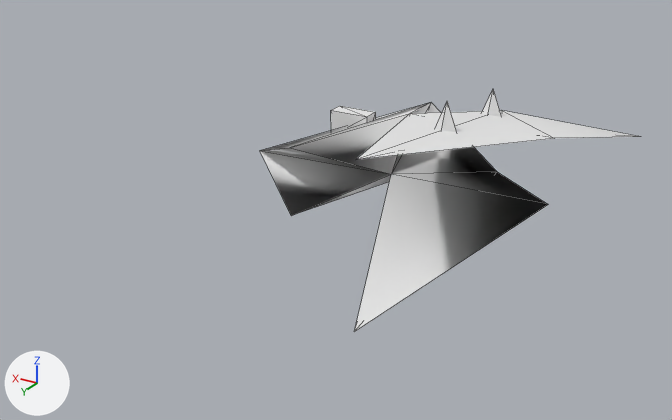
Before and after pictures for a commit that changed the OBJ model assets/meshes/hull_sarn_battlecruiser_frag_6.obj.
Both versions are drawn from a 50 mm lens placed at (-1.18, 1.86, 1.41), pointed at (0.26, -0.54, 0.21). Arrows for +X, +Y and +Z are at lower left; the lights stay in place. The older version comes first. Mesh edges are drawn as thin lines. Where no turn or scale is listed for an object, it has been applied to the vertices.

The older version as bpy lines, for what is in view:
```python
me_hull_sarn_battlecruiser_frag_6 = bpy.data.meshes.new('hull_sarn_battlecruiser_frag_6')
me_hull_sarn_battlecruiser_frag_6.from_pydata(...)  # 35 vertices, 52 faces; spans x -0.439..0.711, y -1.622..-0.207, z 0.0..0.553
# faces by material slot: [38, 14]
me_hull_sarn_battlecruiser_frag_6.materials.append(mat_skin)  # white #e7e7e7
me_hull_sarn_battlecruiser_frag_6.materials.append(mat_interior)  # white #e7e7e7
ob_hull_sarn_battlecruiser_frag_6 = bpy.data.objects.new('hull_sarn_battlecruiser_frag_6', me_hull_sarn_battlecruiser_frag_6)
ob_hull_sarn_battlecruiser_frag_6.location = (0.0, 0.0, 0.0)
```
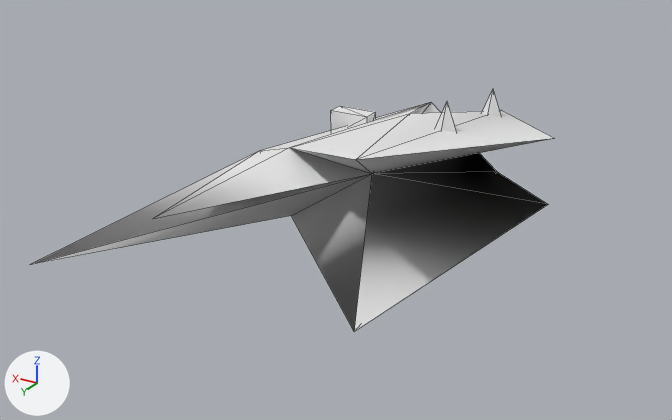
The newer file is also rescaled (x1.021), turned or shifted as a whole; pictures and numbers use the older file's frame.

What differs and where, as boxes (x1, y1, x2, y2) in the pictures (672 x 420 px; the box of a moved part takes in the faces that stretch with it):
'hull_sarn_battlecruiser_frag_6', reshaped (37% wider): before (260, 89, 641, 332); after (30, 89, 554, 332)
part 1 of me_hull_sarn_battlecruiser_frag_6, moved or reshaped: before (260, 102, 641, 332); after (30, 102, 554, 332)

Diff of the bpy script that builds the scene:
```diff
--- a/assets/meshes/hull_sarn_battlecruiser_frag_6.obj.py
+++ b/assets/meshes/hull_sarn_battlecruiser_frag_6.obj.py
@@ me_hull_sarn_battlecruiser_frag_6 @@
 # used by ob_hull_sarn_battlecruiser_frag_6; location = (0.0, 0.0, 0.0)
-me_hull_sarn_battlecruiser_frag_6.from_pydata(...)  # 35 vertices, 52 faces; spans x -0.439..0.711, y -1.622..-0.207, z 0.0..0.553
+me_hull_sarn_battlecruiser_frag_6.from_pydata(...)  # 35 vertices, 54 faces; spans x -0.272..0.711, y -1.622..0.333, z 0.0..0.553
+# me_hull_sarn_battlecruiser_frag_6 part 1
+# 3 vertices are removed from x -0.439..0.256, y -1.622..-0.912, z 0.212..0.395
+# 15 faces are deleted
+# 3 vertices are added at (0.711, 0.333, 0.269), (0.441, 0.128, 0.39), (0.224, -0.711, 0.288)
+# 4 new faces join them, mat_skin (white #e7e7e7)
+# 13 new faces join them, mat_interior (white #e7e7e7)
 me_hull_sarn_battlecruiser_frag_6.materials.append(mat_skin)
```
